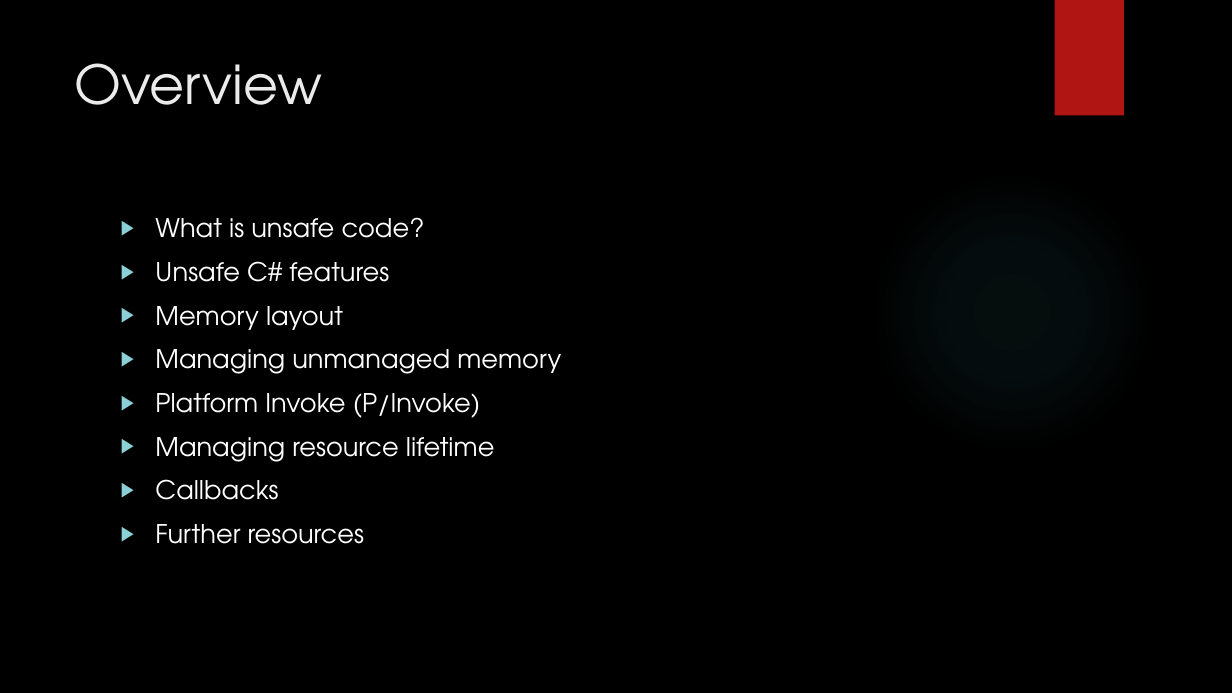
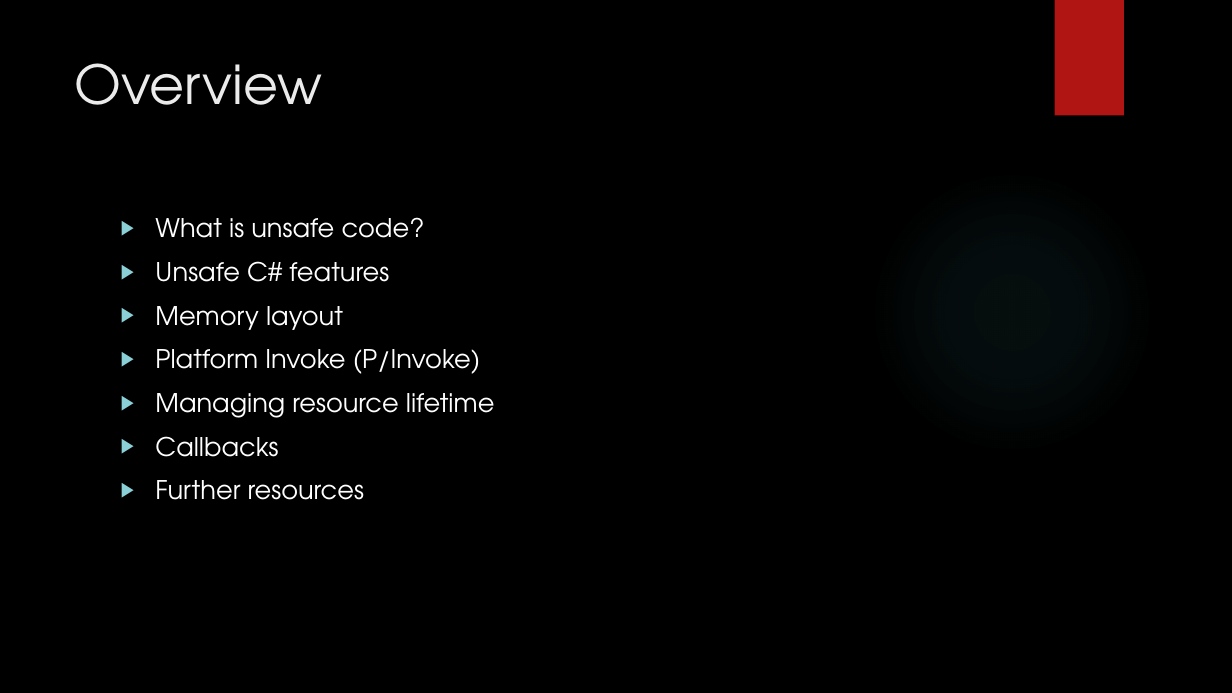
Before and after one commit to dennisdietrich/UnsafeCSharp, a slide deck: slide 2 of doc/Introduction to unsafe C#.pptx. Drawn at 1232x693 pixels with LibreOffice and Linux fonts; fonts in the diff are those of the drawing; background and template pictures are left out. Boxes give left, top, right and bottom in pixels: in the first picture for what was removed or moved away, otherwise in the second. Text is boxed around its words. In the diff, an @@ line names an element or a change of style, - is before the commit and + after.

Commit message:
Removed section 'Managing unmanaged memory'

```diff
--- a/doc/Introduction to unsafe C#.pptx
+++ b/doc/Introduction to unsafe C#.pptx
@@ text at [155,349,561,374]: paragraph removed @@
-▶ Managing unmanaged memory
```
Also in this commit, not shown: 4 other slides changed.
